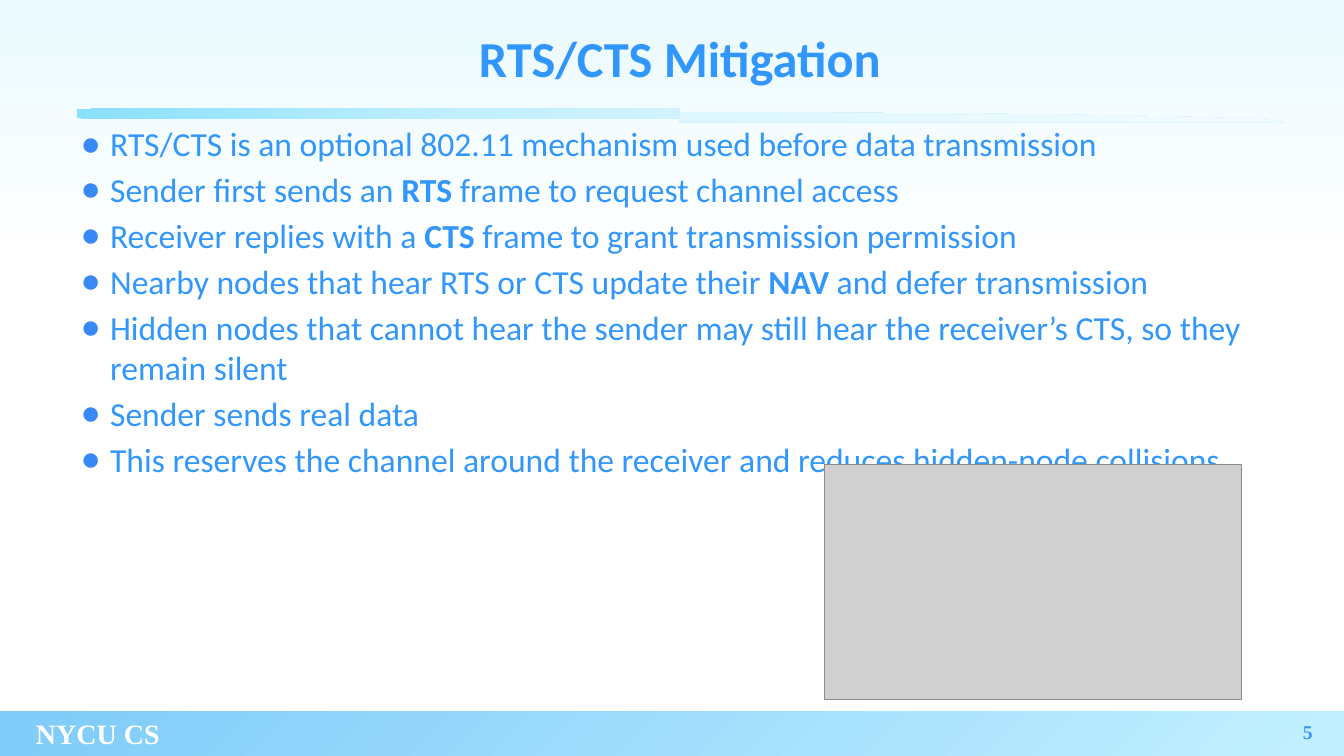
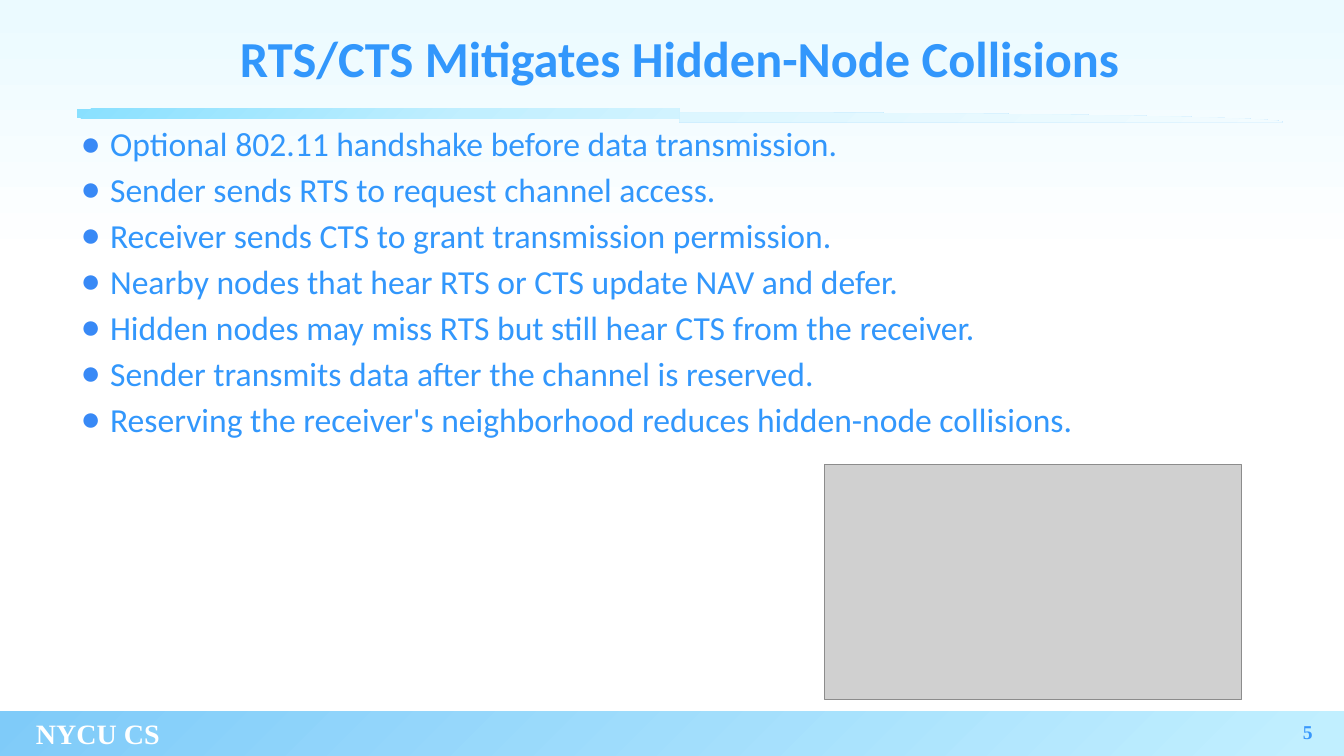
Before and after one commit to xoxonut/thesis, a slide deck: slide 5 of thesis_filled.pptx. Drawn at 1344x756 pixels with LibreOffice and Linux fonts; fonts in the diff are those of the drawing; grey boxes stand for pictures; background and template pictures are left out. Boxes give left, top, right and bottom in pixels: in the first picture for what was removed or moved away, otherwise in the second. Text is boxed around its words. In the diff, an @@ line names an element or a change of style, - is before the commit and + after.

```diff
--- a/thesis_filled.pptx
+++ b/thesis_filled.pptx
@@ title at [240,41,1119,86]: text changed @@
-RTS/CTS Mitigation
+RTS/CTS Mitigates Hidden-Node Collisions
@@ text at [110,132,1072,438]: text changed @@
-● RTS/CTS is an optional 802.11 mechanism used before data transmission
-● Sender first sends an RTS frame to request channel access
-● Receiver replies with a CTS frame to grant transmission permission
-● Nearby nodes that hear RTS or CTS update their NAV and defer transmission
-● Hidden nodes that cannot hear the sender may still hear the receiver’s CTS, so they remain silent
-● Sender sends real data
-● This reserves the channel around the receiver and reduces hidden-node collisions
+● Optional 802.11 handshake before data transmission.
+● Sender sends RTS to request channel access.
+● Receiver sends CTS to grant transmission permission.
+● Nearby nodes that hear RTS or CTS update NAV and defer.
+● Hidden nodes may miss RTS but still hear CTS from the receiver.
+● Sender transmits data after the channel is reserved.
+● Reserving the receiver's neighborhood reduces hidden-node collisions.
```
Also in this commit, not shown: 13 other slides changed, 2 slides added, 1 slide removed, 2 other files.
